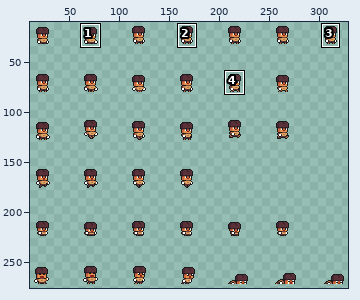
Sprite sheet -- Assets/Sprites/char_spritesheet.png. The picture above shows the old version from afar; the outline marks the close-up.
Close-up. Old version:
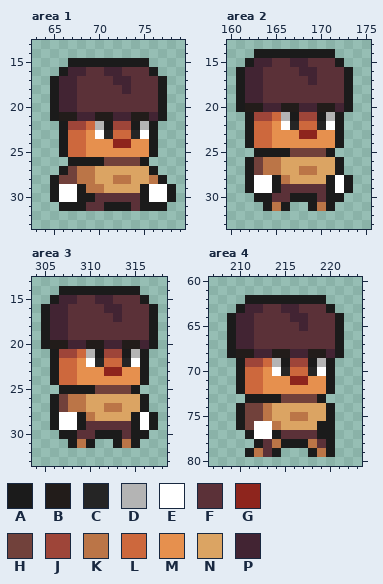
The file is 336x288 pixels. Colours within 5 levels of each other are drawn and written as one. Shown: area 1: x 63..79, y 13..33; area 2: x 160..175, y 13..33; area 3: x 304..318, y 13..33; area 4: x 207..223, y 60..80. The wide view leaves out empty margins. The commit also changed other parts of the picture, which this record leaves out.
Palette (. is transparent): A #1b1b1b  B #221c1a  C #252525  D #b4b4b4  E #ffffff  F #5b3138  G #8e251d  H #71413b  J #9e4539  K #bb7547  L #cd683d  M #e6904e  N #dba463  P #422433
And afterwards:
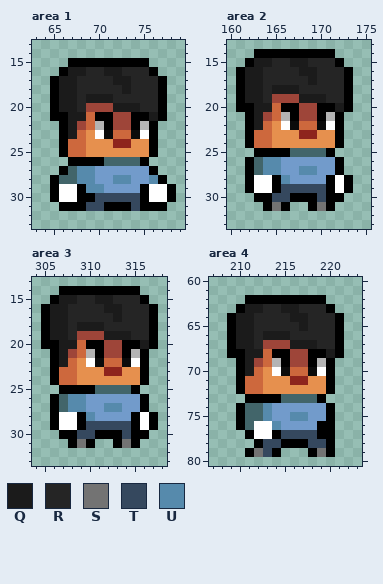
Colours new in this view: Q #1b1b1b  R #252525  S #737373  T #35485e  U #568aac
The exact change:
@@ palette @@
-A #1b1b1b
+A #000000
-C #252525
+C #0b0b0b
-H #71413b
+H #42656a
-N #dba463
+N #729bcb
--- area 1
@@ x 63..79 @@
 15 ....AAAAAAAAA....
-16 ...APPFFPPFFFA...
-17 ..APPFFFFPPFFFA..
-18 ..APPFFFFFPFFFA..
-19 ..APPFFFFFFFFFA..
-20 ..APPFFFFFFFFFA..
-21 ..ABBPPBBPPBBPA..
-22 ...AJJLDAJJADA...
-23 ...ALLMECLLCEA...
+16 ...AQQRRQQRRRA...
+17 ..AQQRRRRQQRRRA..
+18 ..AQQRRRRRQRRRA..
+19 ..AQQRQQQRRRRRA..
+20 ..AQQRJJJQQQRRA..
+21 ..AAQQLAAJJAAQA..
+22 ...AQJLDAJJADA...
+23 ...AQLMECLLCEA...
 24 ...ALLMMMGGMMA...
@@ x 63..79 @@
 26 ....AAAAHHHHA....
-27 ...AHKKNNNNNNA...
-28 ..AHHKKNNKKNNKA..
-29 ..AEEAKKNNNNAEEA.
-30 ..AEEAAFFFFFAEEA.
-31 ...AAAFFAAAFAAA..
+27 ...AHUUNNNNNNA...
+28 ..AHHUUNNUUNNUA..
+29 ..AEEAUUNNNNAEEA.
+30 ..AEEAATTTTTAEEA.
+31 ...AAATTAAATAAA..
 32 .................
--- area 2
@@ x 160..175 @@
 14 ...AAAAAAAAA....
-15 ..APPFFPPFFFA...
-16 .APPFFFFPPFFFA..
-17 .APPFFFFFPFFFA..
-18 .APPFFFFFFFFFA..
-19 .APPFFFFFFFFFA..
-20 .ABBPPBBPPBBPA..
-21 ..AJJLDAJJADA...
-22 ..ALLMECLLCEA...
+15 ..AQQRRQQRRRA...
+16 .AQQRRRRQQRRRA..
+17 .AQQRRRRRQRRRA..
+18 .AQQRQQQRRRRRA..
+19 .AQQRJJJQQQRRA..
+20 .AAQQLAAJJAAQA..
+21 ..AQJLDAJJADA...
+22 ..AQLMECLLCEA...
 23 ..ALLMMMGGMMA...
@@ x 162..172 @@
 25 .AAAAHHHHA.
-26 AHKKNNNNNNA
-27 AHKKNNKKNNA
-28 AEEAKNNNNAE
-29 AEEAFFFFFAE
-30 .AAFFAAAFAA
-31 ..AKA..AKA.
+26 AHUUNNNNNNA
+27 AHUUNNUUNNA
+28 AEEAUNNNNAE
+29 AEEATTTTTAE
+30 .AATTAAATAA
+31 ..ASA..ASA.
 32 ...........
--- area 3
@@ x 304..318 @@
 14 ...AAAAAAAAA...
-15 ..APPFFPPFFFA..
-16 .APPFFFFPPFFFA.
-17 .APPFFFFFPFFFA.
-18 .APPFFFFFFFFFA.
-19 .APPFFFFFFFFFA.
-20 .ABBPPBBPPBBPA.
-21 ..AJJLDAJJADA..
-22 ..ALLMECLLCEA..
+15 ..AQQRRQQRRRA..
+16 .AQQRRRRQQRRRA.
+17 .AQQRRRRRQRRRA.
+18 .AQQRQQQRRRRRA.
+19 .AQQRJJJQQQRRA.
+20 .AAQQLAAJJAAQA.
+21 ..AQJLDAJJADA..
+22 ..AQLMECLLCEA..
 23 ..ALLMMMGGMMA..
@@ x 304..318 @@
 25 ...AAAAHHHHA...
-26 ..AHKKNNNNNNA..
-27 ..AHKKNNKKNNA..
-28 ..AEEAKNNNNAEA.
-29 ..AEEAFFFFFAEA.
-30 ...AAFFAAAFAA..
-31 ....AKA..AKA...
+26 ..AHUUNNNNNNA..
+27 ..AHUUNNUUNNA..
+28 ..AEEAUNNNNAEA.
+29 ..AEEATTTTTAEA.
+30 ...AATTAAATAA..
+31 ....ASA..ASA...
 32 ...............
--- area 4
@@ x 207..223 @@
 62 ....AAAAAAAAA....
-63 ...APPFFPPFFFA...
-64 ..APPFFFFPPFFFA..
-65 ..APPFFFFFPFFFA..
-66 ..APPFFFFFFFFFA..
-67 ..APPFFFFFFFFFA..
-68 ..ABBPPBBPPBBPA..
-69 ...AJJLDAJJADA...
-70 ...ALLMECLLCEA...
+63 ...AQQRRQQRRRA...
+64 ..AQQRRRRQQRRRA..
+65 ..AQQRRRRRQRRRA..
+66 ..AQQRQQQRRRRRA..
+67 ..AQQRJJJQQQRRA..
+68 ..AAQQLAAJJAAQA..
+69 ...AQJLDAJJADA...
+70 ...AQLMECLLCEA...
 71 ...ALLMMMGGMMA...
@@ x 207..223 @@
 73 ....AAAAHHHHA....
-74 ...AHHKNNNNNNA...
-75 ...AHHKNNKKNNA...
-76 ...AHEEKNNNNAA...
-77 ....AEEAFFFFAA...
-78 .....AFKAAAKFA...
-79 ....AKFA...AKA...
+74 ...AHHUNNNNNNA...
+75 ...AHHUNNUUNNA...
+76 ...AHEEUNNNNAA...
+77 ....AEEATTTTAA...
+78 .....ATTAAATTA...
+79 ....ASTA...ASA...
 80 .................
Changed places in both close-ups, as pixel boxes (x1, y1, x2, y2):
changed: (50, 58, 176, 211)
changed: (236, 49, 353, 211)
changed: (41, 286, 158, 448)
changed: (227, 295, 344, 457)
